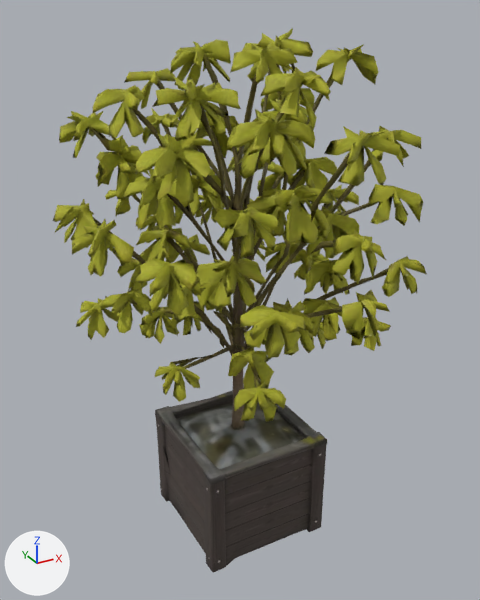
Renders of the glTF model city-hold/public/models/final/prop.tree.glb from each side of a commit.
Rendered twice from a 50 mm lens placed at (-0.564, -1.038, 0.533), pointed at (0.008, 0.002, 0.013). Every picture has the same lights, and +X, +Y and +Z are marked at lower left. The older version comes first. Vertices at exactly the same position are counted once.

The older version as bpy lines, for what is in view:
```python
me_tripo_mesh_cb71899c_565d_4c19_8c09_4fab1451fde2 = bpy.data.meshes.new('tripo_mesh_cb71899c-565d-4c19-8c09-4fab1451fde2')
me_tripo_mesh_cb71899c_565d_4c19_8c09_4fab1451fde2.from_pydata(...)  # 6413 vertices, 13073 faces; spans x -0.303..0.303, y -0.341..0.341, z -0.5..0.5
me_tripo_mesh_cb71899c_565d_4c19_8c09_4fab1451fde2.materials.append(mat_tripo_material_cb71899c_565d_4c19_8c09_4fab1451fde2)
ob_tripo_node_cb71899c_565d_4c19_8c09_4fab1451fde2 = bpy.data.objects.new('tripo_node_cb71899c-565d-4c19-8c09-4fab1451fde2', me_tripo_mesh_cb71899c_565d_4c19_8c09_4fab1451fde2)
ob_tripo_node_cb71899c_565d_4c19_8c09_4fab1451fde2.location = (0.0, 0.0, 0.0)
```
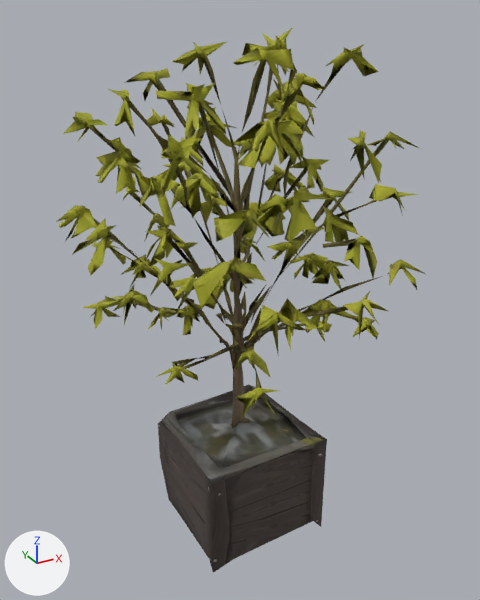
Boxes [x1, y1, x2, y2] around the edits, measured in the pictures (480 x 600 px):
'tripo_node_cb71899c-565d-4c19-8c09-4fab1451fde2', reshaped
    before: [53, 28, 427, 573]
    after: [56, 28, 425, 572]
part 1 of me_tripo_mesh_cb71899c_565d_4c19_8c09_4fab1451fde2, deleted
    before: [203, 58, 230, 82]
part 2 of me_tripo_mesh_cb71899c_565d_4c19_8c09_4fab1451fde2, deleted
    before: [53, 28, 427, 573]
part 3 of me_tripo_mesh_cb71899c_565d_4c19_8c09_4fab1451fde2, surface changed
    before: [234, 97, 361, 259]
    after: [218, 139, 394, 359]

Diff of the bpy script that builds the scene:
```diff
--- a/city-hold/public/models/final/prop.tree.glb.py
+++ b/city-hold/public/models/final/prop.tree.glb.py
@@ me_tripo_mesh_cb71899c_565d_4c19_8c09_4fab1451fde2 @@
 # used by ob_tripo_node_cb71899c_565d_4c19_8c09_4fab1451fde2; location = (0.0, 0.0, 0.0)
-me_tripo_mesh_cb71899c_565d_4c19_8c09_4fab1451fde2.from_pydata(...)  # 6413 vertices, 13073 faces; spans x -0.303..0.303, y -0.341..0.341, z -0.5..0.5
+me_tripo_mesh_cb71899c_565d_4c19_8c09_4fab1451fde2.from_pydata(...)  # 2427 vertices, 4911 faces; spans x -0.303..0.302, y -0.341..0.318, z -0.496..0.5
+# me_tripo_mesh_cb71899c_565d_4c19_8c09_4fab1451fde2 part 1: the loose piece of 7 vertices spanning x -0.036..0.015, y 0.035..0.059, z 0.414..0.457 is deleted
+# me_tripo_mesh_cb71899c_565d_4c19_8c09_4fab1451fde2 part 2: 3975 vertices removed from x -0.301..0.303, y -0.335..0.341, z -0.5..0.49
+# me_tripo_mesh_cb71899c_565d_4c19_8c09_4fab1451fde2 part 3: 17 kept faces spanning x -0.155..0.223, y -0.161..0.21, z -0.491..0.373 get new texture (UV) coordinates
+# other edits to the shape of me_tripo_mesh_cb71899c_565d_4c19_8c09_4fab1451fde2 do not show in these pictures
 me_tripo_mesh_cb71899c_565d_4c19_8c09_4fab1451fde2.materials.append(mat_tripo_material_cb71899c_565d_4c19_8c09_4fab1451fde2)
```
